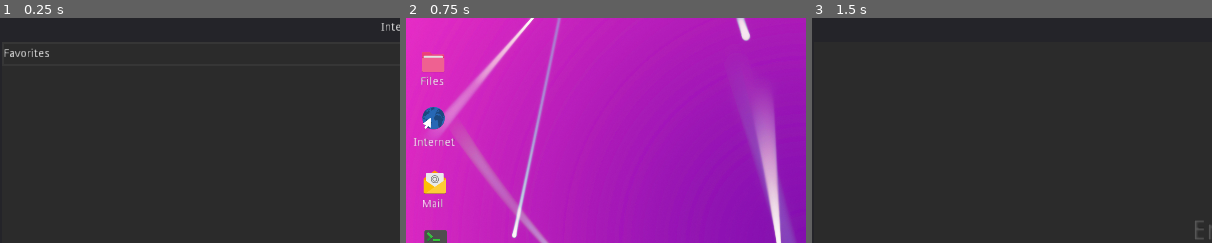
Above: before the commit, frames 1-3 (left to right).
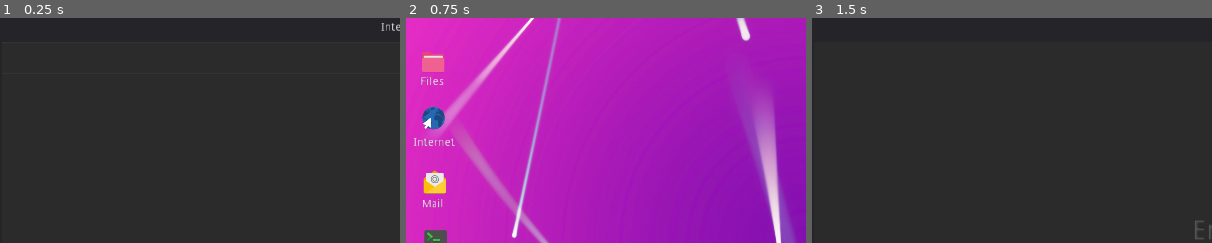
Above: after the commit, the same moments.

Repository: gabriele-costa/chloetart
Game: Godot game, scene res://Scenes/Browser.tscn
Two runs of this game, one before a commit and one after it. Both use one fixed random seed, a clock stepped at 60 frames per second and the inputs below. This scene is started directly instead of the project's main scene.
Inputs (mouse positions are % of the whole screen's width and height, from its top left):
- Up to frame 1 (0.25 s): no input
- Up to frame 2 (0.75 s): click (2, 96) at 0.5 s
- Up to frame 3 (1.5 s): click "Files" at 1.25 s
The pictures show only the part of the screen within x 0-50%, y 0-50%; the shares and areas given below are measured in that part.

The runs differ from the first frame. In frame 1, 0.2% of the frame differs, in the area x 1-13%, y 13-18%; in frame 2, nothing differs; in frame 3, nothing differs.

Commit message:
some logic

Diff:
--- a/Scenes/Browser.tscn
+++ b/Scenes/Browser.tscn
@@ -15,11 +15,10 @@
 
 [sub_resource type="StyleBoxFlat" id=5]
 bg_color = Color( 0.172549, 0.172549, 0.172549, 1 )
-border_width_left = 2
 border_width_top = 2
-border_width_right = 2
 border_width_bottom = 2
 border_color = Color( 0.215686, 0.215686, 0.215686, 1 )
+border_blend = true
 
 [sub_resource type="StyleBoxFlat" id=2]
 bg_color = Color( 0.262745, 0.262745, 0.262745, 0.705882 )
@@ -68,18 +67,17 @@
 custom_styles/panel = SubResource( 4 )
 
 [node name="WebView" type="RichTextLabel" parent="WindowPanel/BackgroundPanel"]
+margin_top = 20.0
 margin_right = 1990.0
 margin_bottom = 920.0
 
-[node name="FavoritesLabel" type="Label" parent="WindowPanel"]
+[node name="ToolBar" type="Panel" parent="WindowPanel"]
 margin_left = 5.0
 margin_top = 60.0
 margin_right = 1000.0
-margin_bottom = 90.0
+margin_bottom = 100.0
 rect_scale = Vector2( 2, 2 )
-custom_styles/normal = SubResource( 5 )
-text = "Favorites"
-valign = 1
+custom_styles/panel = SubResource( 5 )
 
 [node name="os_bar" type="Panel" parent="."]
 margin_top = 1045.0
